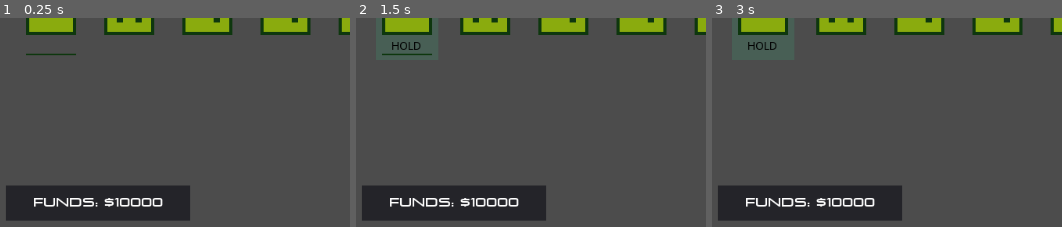
Above: before the commit, frames 1-3 (left to right).
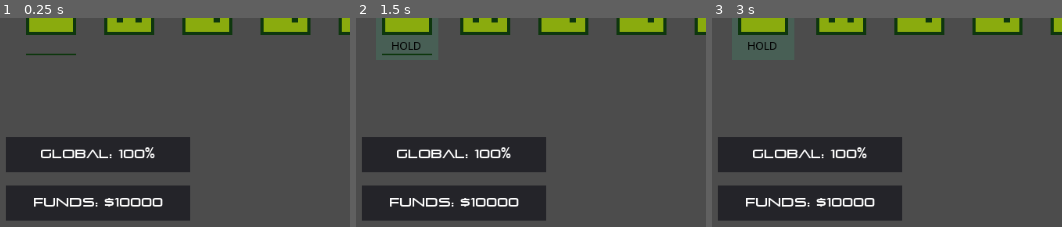
Above: after the commit, the same moments.

Repository: dexdexdex/house_wins
Game: Godot game, scene res://main.tscn
The game is run twice, just before and just after one commit, with the same random seed, the same clock (stepped at 60 frames per second) and the same inputs.
Inputs:
- Up to frame 1 (0.25 s): no input
- Up to frame 2 (1.5 s): tap Enter (ui_accept) at 0.5, 1.35 s; hold Right (ui_right) 0.53-1.28 s; hold Enter (ui_accept) 0.53-1.28 s; hold Down (ui_down) from 1.28 s (still down)
- Up to frame 3 (3 s): tap Enter (ui_accept) at 1.52, 1.82, 2, 2.85 s; release Down (ui_down) at 2.03 s; hold Right (ui_right) 2.03-2.78 s; hold Enter (ui_accept) 2.03-2.78 s; hold Up (ui_up) from 2.78 s (still down)
The pictures show only the part of the screen within x 0-50%, y 50-100%; the shares and areas given below are measured in that part.

The runs differ from the first frame. In frame 1, 8.5% of the frame differs, in the area x 1-55%, y 56-74%; in frame 2, 8.5%; in frame 3, 8.5%.

Commit message:
All three options actually improve things

Diff:
--- a/main.gd
+++ b/main.gd
@@ -131,6 +131,8 @@
 
 # Called every frame. 'delta' is the elapsed time since the previous frame.
 func _process(delta):
+
+	$global_multiplier/multiplier_text.set_text(str("GLOBAL: ", int(global_multiplier*100), "%"))
 
 	# if shop is active we need to handle all the shop inputs instead of the inputs here
 	if(in_shop == false):
@@ -203,7 +205,7 @@
 			if cash_in_mode:
 				# If matches constraint
 				if cash_in_array[cash_in_index].check_rule(dice_array):
-					current_funds += cash_in_array[cash_in_index].reward
+					current_funds += cash_in_array[cash_in_index].reward * global_multiplier
 
 					for i in 6:
 						if(dice_array[i].is_held == true):
--- a/main.tscn
+++ b/main.tscn
@@ -59,6 +59,23 @@
 align = 1
 valign = 1
 
+[node name="global_multiplier" type="Panel" parent="."]
+margin_left = 42.0
+margin_top = 463.0
+margin_right = 278.0
+margin_bottom = 508.0
+__meta__ = {
+"_edit_use_anchors_": false
+}
+
+[node name="multiplier_text" type="Label" parent="global_multiplier"]
+anchor_right = 1.0
+anchor_bottom = 1.0
+custom_fonts/font = SubResource( 1 )
+text = "%"
+align = 1
+valign = 1
+
 [node name="upkeep_panel" type="Panel" parent="."]
 margin_left = 686.0
 margin_top = 525.0
--- a/shop.gd
+++ b/shop.gd
@@ -40,7 +40,8 @@
 	if(option_object.type == "delay_inevitable"):
 		$shop_panel/option_1_label.set_text(str("Upkeep -", option_object.amount, '%'))
 
-	$shop_panel/option_1_label.set_text(str(option_object.cost))
+	$shop_panel/option_1_costs.set_text(str(option_object.cost))
+	option_1_object = option_object
 
 	###############
 
@@ -52,8 +53,8 @@
 	if(option_object.type == "delay_inevitable"):
 		$shop_panel/option_2_label.set_text(str("Upkeep -", option_object.amount, '%'))
 
-	$shop_panel/option_2_label.set_text(str(option_object.cost))
-
+	$shop_panel/option_2_costs.set_text(str(option_object.cost))
+	option_2_object = option_object
 
 	#####################
 	option_object = generate_reward()
@@ -64,8 +65,8 @@
 	if(option_object.type == "delay_inevitable"):
 		$shop_panel/option_3_label.set_text(str("Upkeep -", option_object.amount, '%'))
 
-	$shop_panel/option_3_label.set_text(str(option_object.cost))
-
+	$shop_panel/option_3_costs.set_text(str(option_object.cost))
+	option_3_object = option_object
 
 # Called when the node enters the scene tree for the first time.
 func _ready():
@@ -125,21 +126,15 @@
 	main_node.current_funds -= selected_option.cost
 
 	if(selected_option.type == "buff_global"):
-		main_node.global_multiplier += float(selected_option.amount / 100)
+		main_node.global_multiplier += float(selected_option.amount / 100.0)
 
 	if(selected_option.type == "buff_single"):
 		var selected_cash_in_upgrade = rng.randi_range(0,3)
-		if(selected_cash_in_upgrade == 0):
-			main_node.cash_in_instance.set_reward(main_node.cash_in_instance.reward * (1.00 + selected_option.amount))
-		if(selected_cash_in_upgrade == 1):
-			main_node.cash_in_instance_2.set_reward(main_node.cash_in_instance_2.reward * (1.00 + selected_option.amount))
-		if(selected_cash_in_upgrade == 2):
-			main_node.cash_in_instance_3.set_reward(main_node.cash_in_instance_3.reward * (1.00 + selected_option.amount))
-		if(selected_cash_in_upgrade == 3):
-			main_node.cash_in_instance_4.set_reward(main_node.cash_in_instance_4.reward * (1.00 + selected_option.amount))
+		main_node.cash_in_array[selected_cash_in_upgrade].set_reward(int(main_node.cash_in_array[selected_cash_in_upgrade].reward * (1.00 + float(selected_option.amount) / 100.0)))
+
 
 	if(selected_option.type == "delay_inevitable"):
-		main_node.upkeep *= (1.0 - float(selected_option.amount / 100))
+		main_node.upkeep *= (1.0 - float(selected_option.amount / 100.0))
 
 
 func _process(delta):
@@ -161,7 +156,6 @@
 	if(Input.is_action_pressed("ui_accept") and input_ok == true and can_select_shop == true):
 		main_node.in_shop = false
 		can_select_shop = false
-		print('selected ', shop_index, ' for purchase!')
 		self.visible = false
 		handle_shop_purchase()
 		input_ok = false
